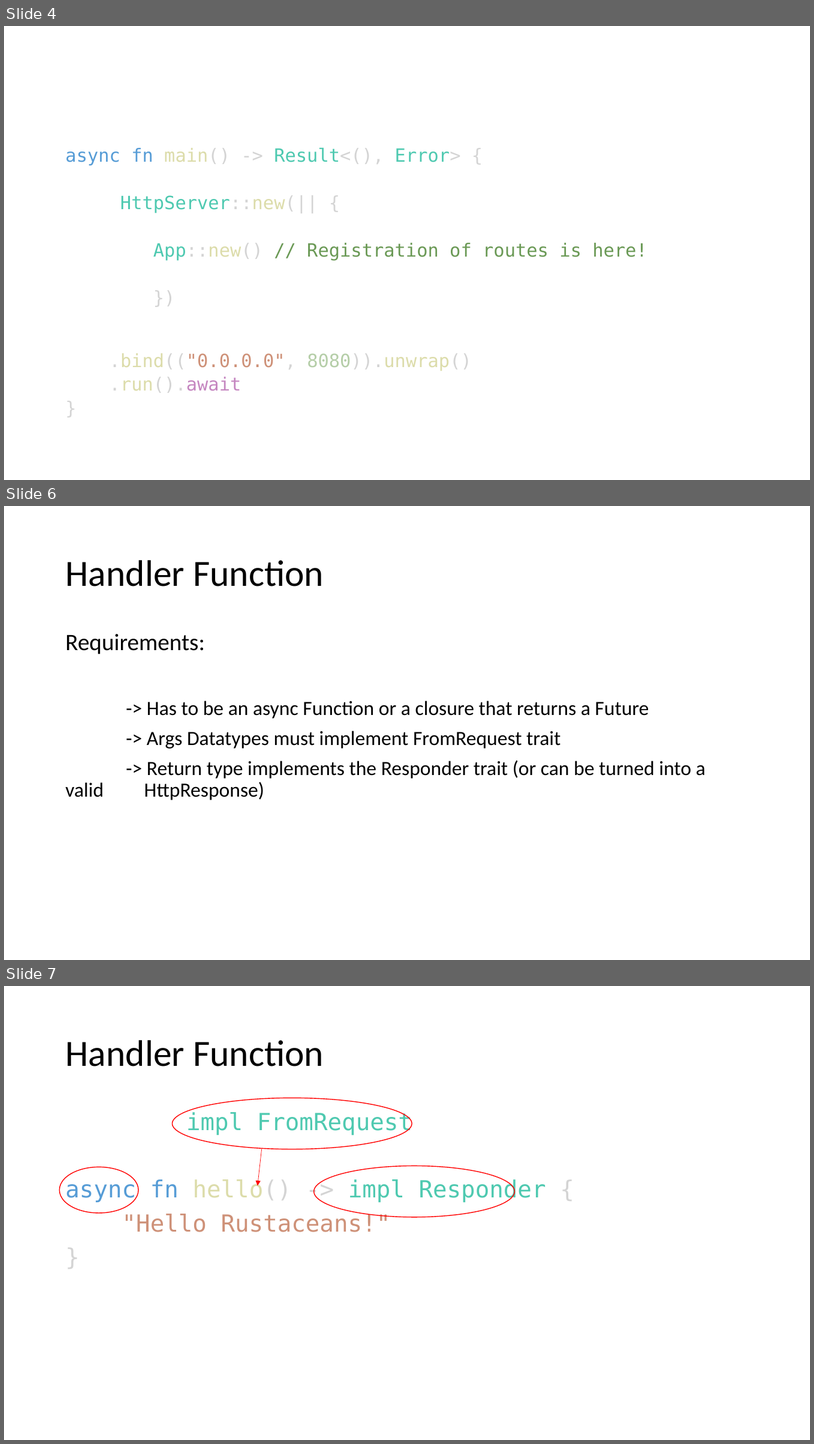
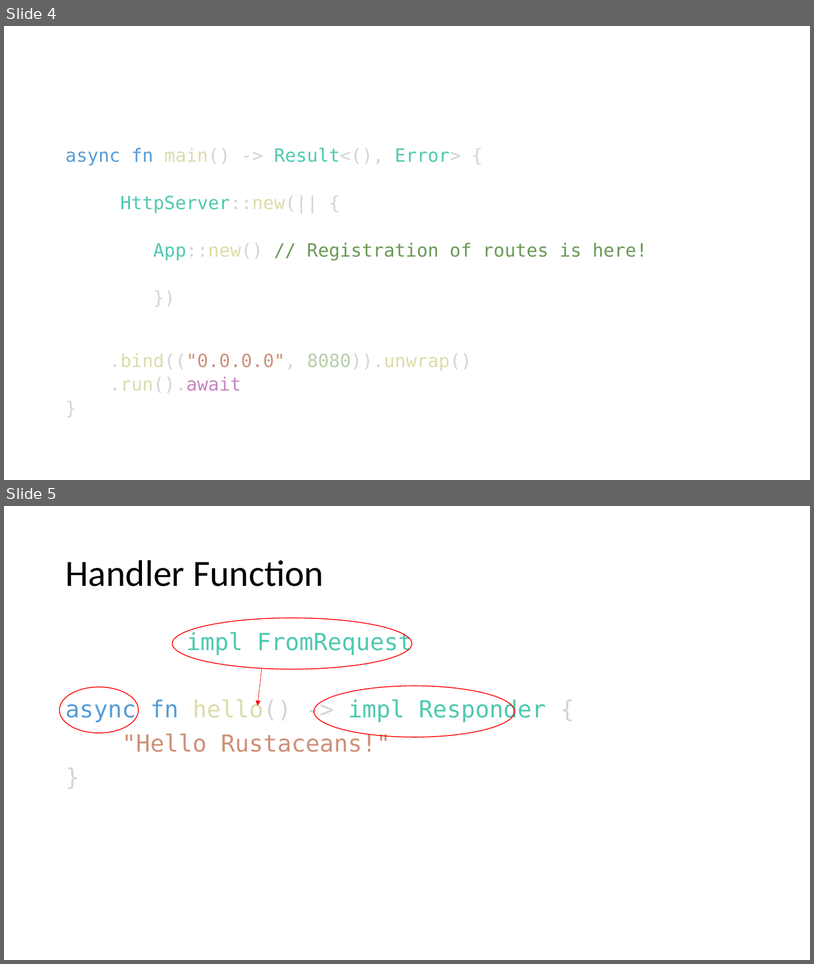
Before and after one commit to floscodes/actix_talk, a slide deck: Pres.pptx. Shown one above the other, each under a label of ours: slides 4, 6 and 7 before the commit, slides 4 and 5 after it; the slides between them are not shown. The pictures are 814x1444 and 814x964 pixels, drawn with LibreOffice and Linux fonts; fonts in the diff are those of the drawing. Boxes give left, top, right and bottom in pixels: in the first picture for what was removed or moved away, otherwise in the second. Text is boxed around its words. In the diff, an @@ line names an element or a change of style, - is before the commit and + after.

```diff
--- a/Pres.pptx
+++ b/Pres.pptx
@@ slide 6 removed at [4,506,810,960], background #FFFFFF @@
@@ title removed at [65,560,324,586] @@
-Handler Function
@@ text removed at [65,634,706,800] @@
-Requirements:
--> Has to be an async Function or a closure that returns a Future
--> Args Datatypes must implement FromRequest trait
--> Return type implements the Responder trait (or can be turned into a valid HttpResponse)
@@ what was slide 7 is now slide 5 @@
```
Also in this commit, not shown: 1 other slide removed.
